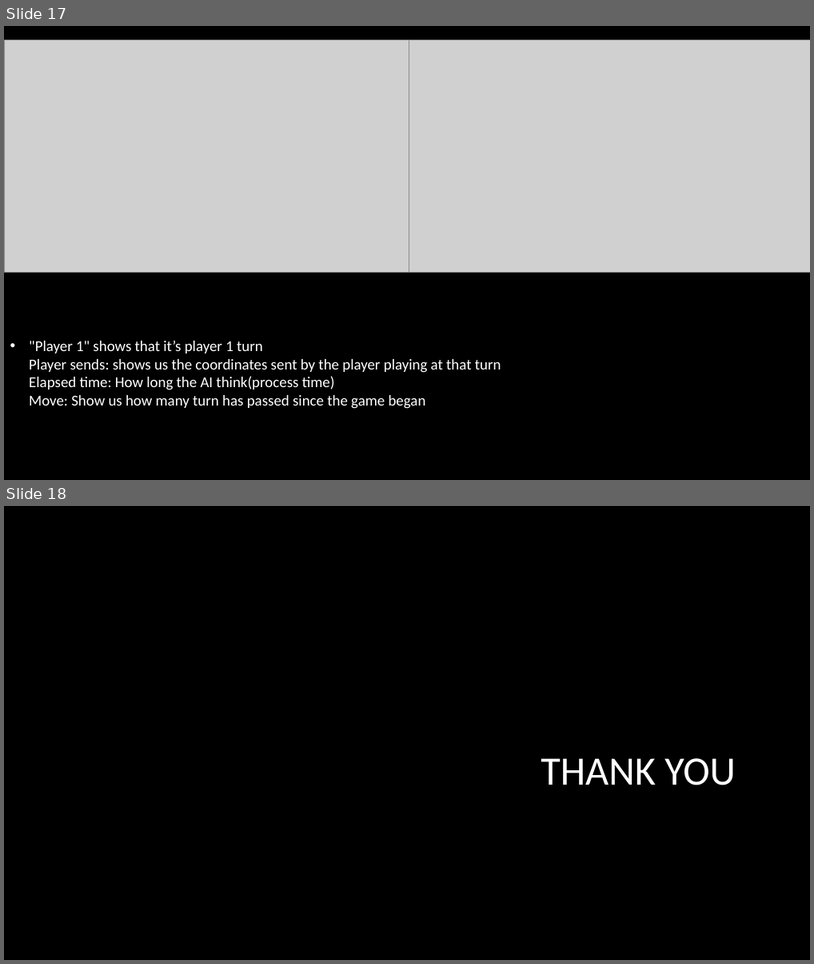
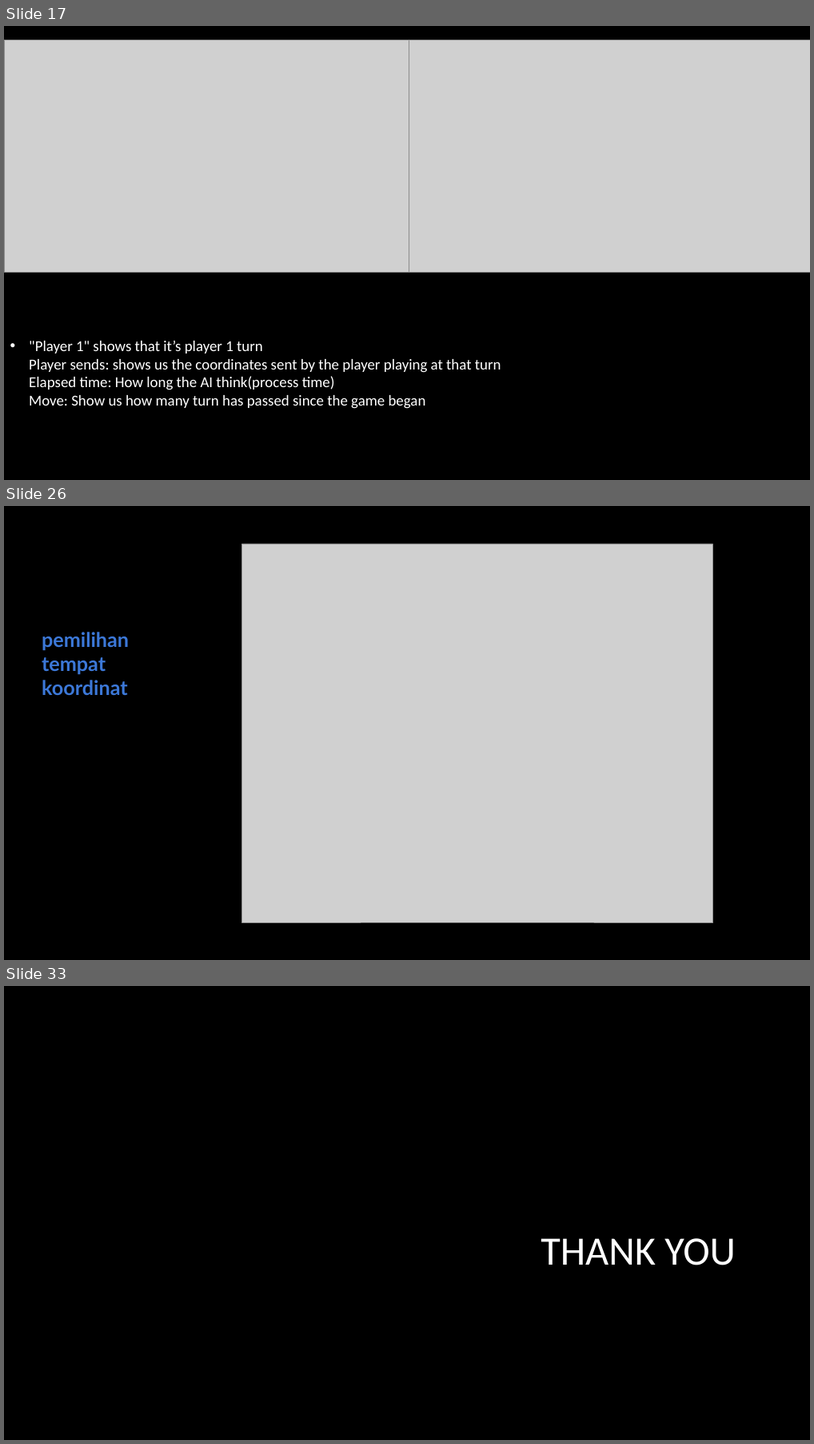
Before and after one commit to KBDoraemon/TugasKB, a slide deck: proyek/Computer GO.pptx. Shown one above the other, each under a label of ours: slides 17 and 18 before the commit, slides 17, 26 and 33 after it; the slides between them are not shown. The pictures are 814x964 and 814x1444 pixels, drawn with LibreOffice and Linux fonts; fonts in the diff are those of the drawing; grey boxes stand for pictures; background and template pictures are left out. Boxes give left, top, right and bottom in pixels: in the first picture for what was removed or moved away, otherwise in the second. Text is boxed around its words. In the diff, an @@ line names an element or a change of style, - is before the commit and + after.

```diff
--- a/proyek/Computer GO.pptx
+++ b/proyek/Computer GO.pptx
@@ slide 26 added at [4,506,810,960], background picture (left out) @@
@@ picture added at [242,544,713,922] @@
@@ text added at [42,632,129,695], 24 pt, text #3C78D8, bold @@
+pemilihan tempat koordinat
@@ what was slide 18 is now slide 33 @@
```
Also in this commit, not shown: 14 other slides added.
